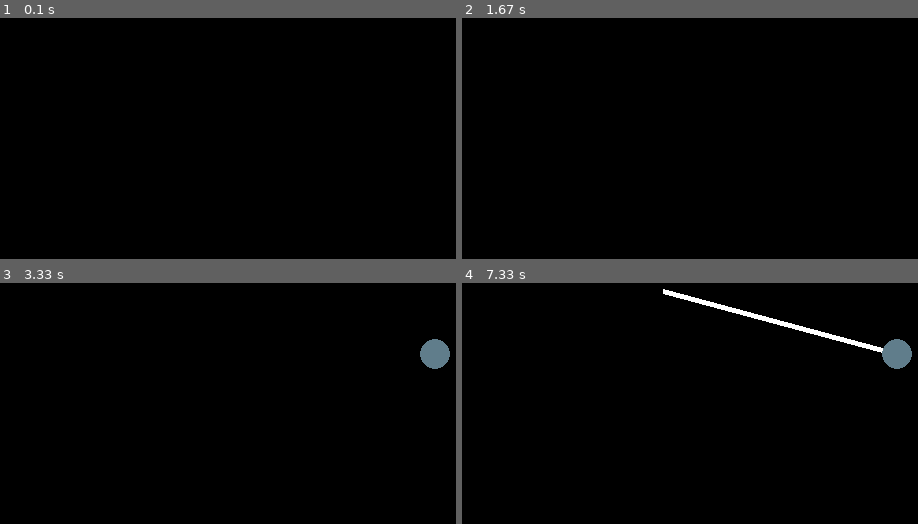
Above: before the commit, frames 1-4 (two rows, left to right).
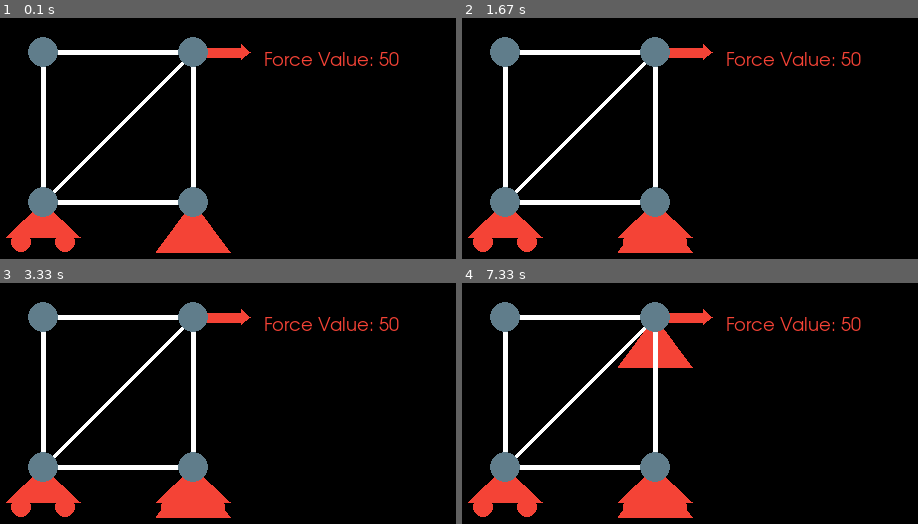
Above: after the commit, the same moments.

Repository: vinnnyr/Vinny-Truss-Solver
Game: pygame game, started from newMain.py
Two runs of this game, one before a commit and one after it. Both use one fixed random seed, a clock stepped at 60 frames per second and the inputs below. The source is Python 2; it was converted automatically to run under Python 3.
Inputs (mouse positions are in pixels of both pictures, inside the frame that each line leads up to):
- Up to frame 1 (0.1 s): no input
- Up to frame 2 (1.67 s): tap 2 at 0.33 s; click (outside the picture) at 0.72 s; click (699, 222) at 1.05 s
- Up to frame 3 (3.33 s): hold 3 1.83-2.13 s; click (155, 502) at 1.92 s; hold 0 from 3 s (still down); click (433, 352) at 3.08 s
- Up to frame 4 (7.33 s): release 0 at 3.53 s; tap 1 at 4.47 s; click (662, 290) at 7.28 s

The runs differ from the first frame. In frame 1, 9.4% of the frame differs, in the area x 1-88%, y 7-98%; in frame 2, 9.8%; in frame 3, 10%; in frame 4, 13%, in the area x 1-99%, y 2-98%.

Commit message:
more bug fixes

Diff:
--- a/newMain.py
+++ b/newMain.py
@@ -12,9 +12,7 @@
     def __init__(self):
         self.membList = []
         self.display()
-        #self.testingScenario()
-
-
+        self.testingScenario()
 
     def createMemb(self, pos):  # will be called when mouse is clicked
         if len(self.membList) > 0:  # If membList is populated
@@ -34,7 +32,7 @@
                     if var.__class__.__name__ == 'list':
                         var = var[0]  # this condition happens when you trace over members
                     # self.addMemb(lastMemb.endPos)  # start new memb
-                    self.addMemb(var.endPos)
+                    self.addMemb(var.endPos,var)
         else:  # No membList population, start one.
             self.addMemb((mouseX, mouseY))
 
@@ -45,6 +43,8 @@
                 var = var[0]  # this condition happens when you trace over members
             nodeInInterest = var
             nodeInInterest.addForce((nodeInInterest.x, nodeInInterest.y), type)
+        else:
+            print(' ')
 
     def addMemb(self, pos):
         self.membList.append(Member(pos))
@@ -63,10 +63,10 @@
         self.forceMembPos((a, a + b), (a + b, a + b))
         self.forceMembPos((a, a), (a + b, a))
         self.forceMembPos((a + b, a), (a + b, a + b))
-        #self.createForce((a, a + b), 'roller')
-        #self.createForce((a + b, a + b), 'pin')
-        #self.createForce((a + b, a), 'vec')
-
+        self.display()
+        self.createForce((a, a + b), 'roller')
+        self.createForce((a + b, a + b), 'pin')
+        self.createForce((a + b, a), 'vec')
     def getStartPos(self):
         list = []
         for m in self.membList:
@@ -74,17 +74,19 @@
         return list
 
     def printInfo(self):
-        print("Number of Nodes: "+str(len(self.structNodes)))
-        print("Number of Members: "+str(len(self.membList)))
+        print("Number of Nodes: " + str(len(self.structNodes)))
+        #for n in self.structNodes:
+         #   print(n)
+        print("Number of Members: " + str(len(self.membList)))
 
     def display(self):
         self.structNodes = []  # running list of all the nodes of the struct
-        #count=0
+        # count=0
         for m in self.membList:
-            #print("memb "+ str(count) +" node count: " +str(len(m.nodeList)))
-            #count=count+1
+            # print("memb "+ str(count) +" node count: " +str(len(m.nodeList)))
+            # count=count+1
             m.display()
-            self.structNodes = self.structNodes + m.nodeList
+            self.structNodes = self.structNodes + m.nodeList  # This is inefiicient, creatign a whole new list everytime
 
 
 class Member:
@@ -92,7 +94,7 @@
         self.startPos = startPos
         # self.endPos = (mouseX, mouseY)
         self.nodeList = []
-        self.nodeList.append(Node(self.startPos, True))  # pygame.draw.circle(screen, grey, self.startPos, 15)
+        self.nodeList.append(Node(self.startPos, True))
         self.color = white  # white
         self.moving = True
 
@@ -103,7 +105,7 @@
         pygame.draw.line(screen, self.color, self.startPos, self.endPos, 5)
         if self.moving == False:
             if len(self.nodeList) < 2:  # Each member only has two nodes
-                #print(len(self.nodeList))
+                # print(len(self.nodeList))
                 self.nodeList.append(Node(self.endPos, False))  # pygame.draw.circle(screen, grey, self.endPos, 15)
             (self.x, self.y) = self.endPos
         for n in self.nodeList:
@@ -266,19 +268,18 @@
                 elif mode == 3:
                     fType = 'vec'
 
-
                 mainStruct.createForce((mouseX, mouseY), fType)
         elif event.type == pygame.KEYDOWN:
             if event.key == pygame.K_0:
                 mode = 0
             elif event.key == pygame.K_1:
-                mode = 1 #pin
+                mode = 1  # pin
             elif event.key == pygame.K_2:
-                mode = 2 #roller
+                mode = 2  # roller
                 mainStruct.printInfo()
             elif event.key == pygame.K_3:
-                mode = 3 #ved
-               # mainStruct.testingScenario()
+                mode = 3  # ved
+                # mainStruct.testingScenario()
             print("Game Mode:" + str(mode))
 
     # Display, Flip, Tick
